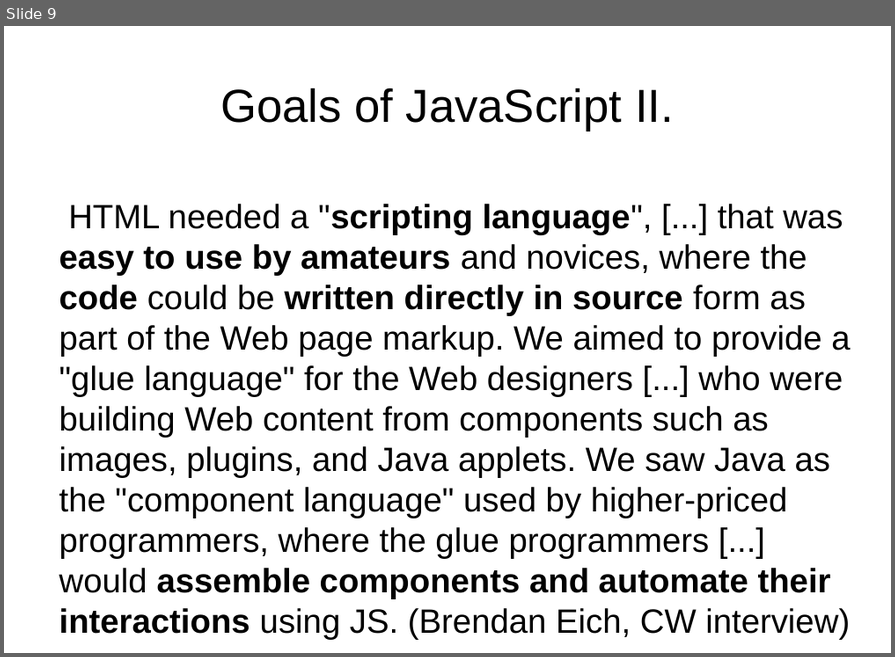
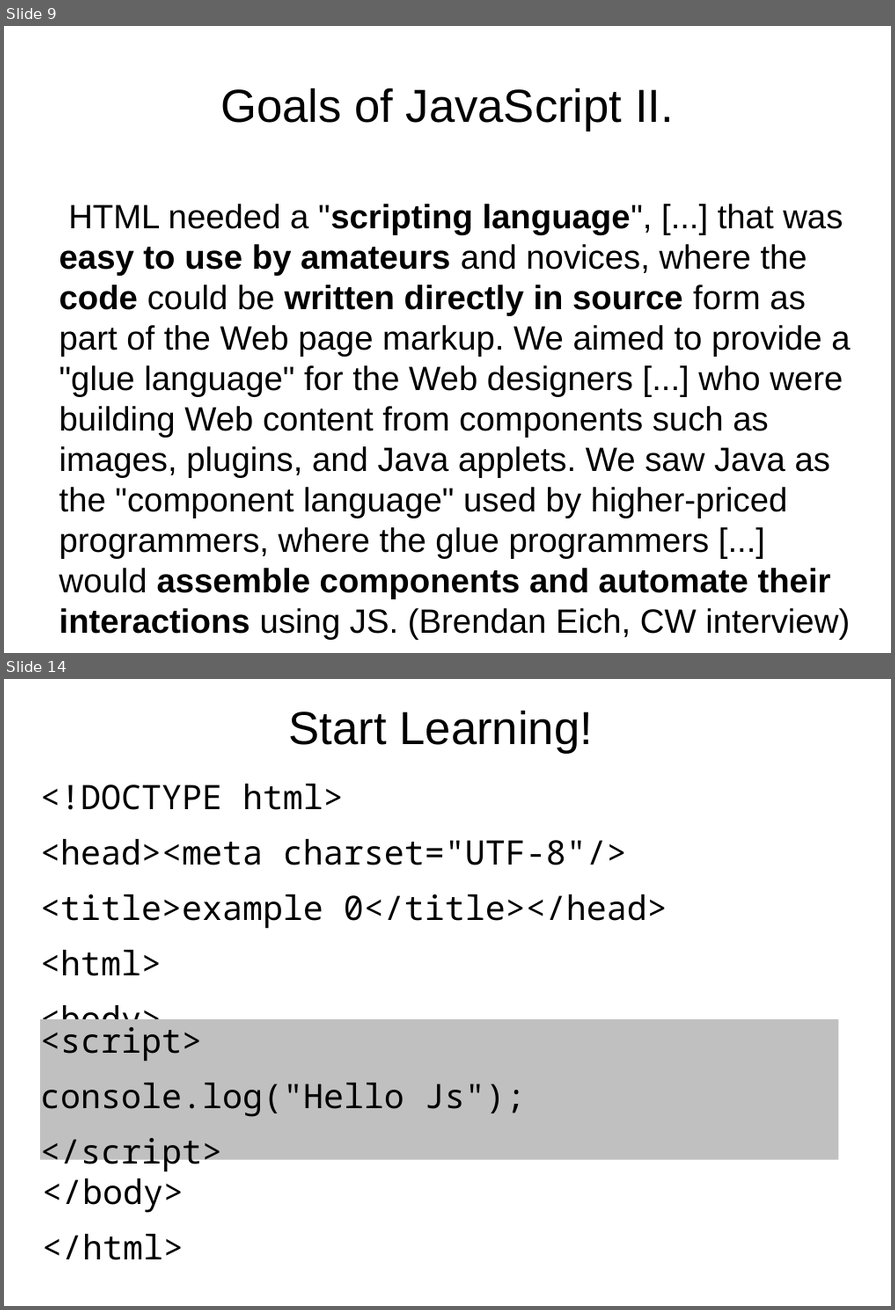
Before and after one commit to peterborkuti/other, a slide deck: JavaScriptBasics/jsbasics-slide.odp. Shown one above the other, each under a label of ours: slide 9 before the commit, slides 9 and 14 after it; the slides between them are not shown. The pictures are 895x657 and 895x1310 pixels, drawn with LibreOffice and Linux fonts; fonts in the diff are those of the drawing. Boxes give left, top, right and bottom in pixels: in the first picture for what was removed or moved away, otherwise in the second. Text is boxed around its words. In the diff, an @@ line names an element or a change of style, - is before the commit and + after.

```diff
--- a/JavaScriptBasics/jsbasics-slide.odp
+++ b/JavaScriptBasics/jsbasics-slide.odp
@@ slide 14 added at (4, 679, 891, 1306), background #FFFFFF @@
@@ title added at (289, 710, 593, 754), 44 pt, text #000000 @@
+Start Learning!
@@ text added at (40, 784, 668, 1040), 32 pt, text #000000 @@
+<!DOCTYPE html>
+<head><meta charset="UTF-8"/>
+<title>example 0</title></head>
+<html>
+<body>
@@ text added at (40, 1020, 839, 1167), fill #C0C0C0, 32 pt, text #000000 @@
+<script>
+console.log("Hello Js");
+</script>
@@ text added at (42, 1179, 184, 1261), 32 pt, text #000000 @@
+</body>
+</html>
```
Also in this commit, not shown: 7 slides changed, 8 other slides added, 2 other files.
